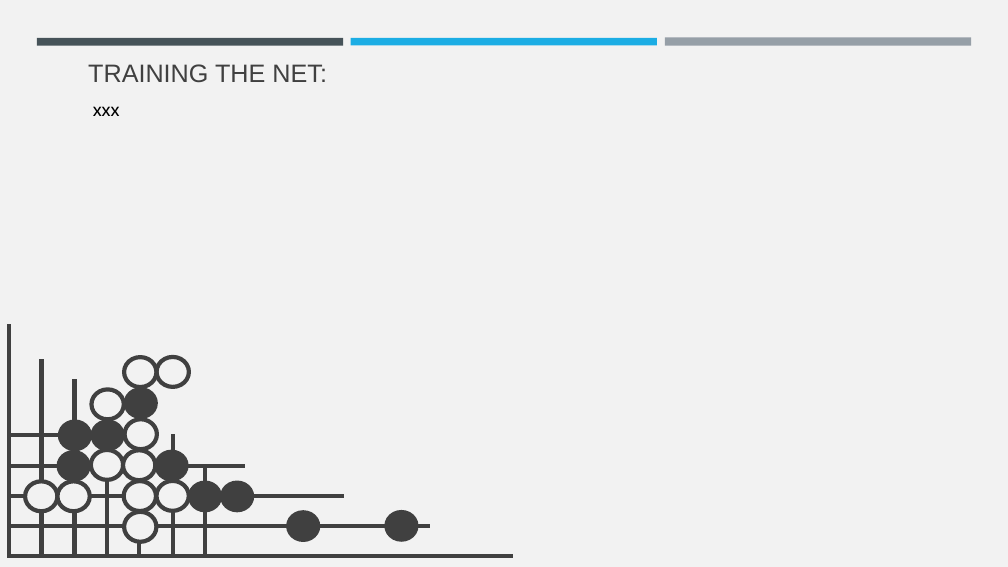
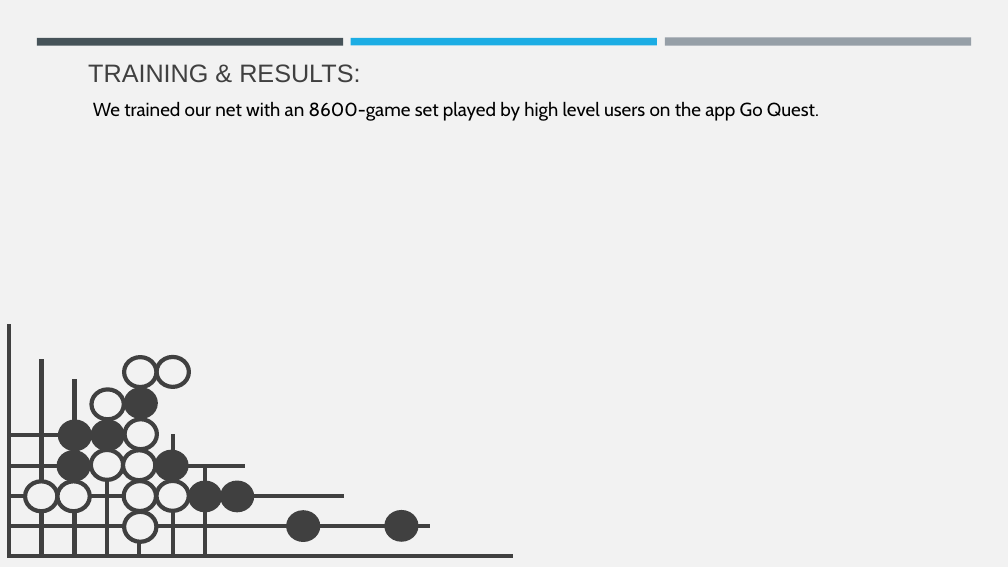
Before and after one commit to CSCI4850/s21-team6-project, a slide deck: slide 5 of GoPresentation.pptx. Drawn at 1008x567 pixels with LibreOffice and Linux fonts; fonts in the diff are those of the drawing. Boxes give left, top, right and bottom in pixels: in the first picture for what was removed or moved away, otherwise in the second. Text is boxed around its words. In the diff, an @@ line names an element or a change of style, - is before the commit and + after.

```diff
--- a/GoPresentation.pptx
+++ b/GoPresentation.pptx
@@ text at bbox=[88, 64, 360, 83]: text changed @@
-TRAINING THE NET:
+TRAINING & RESULTS:
@@ text at bbox=[93, 101, 819, 121]: text changed @@
-xxx
+We trained our net with an 8600-game set played by high level users on the app Go Quest.
```
Also in this commit, not shown: 2 other slides changed, 1 slide added, 1 slide removed, 1 other file.
